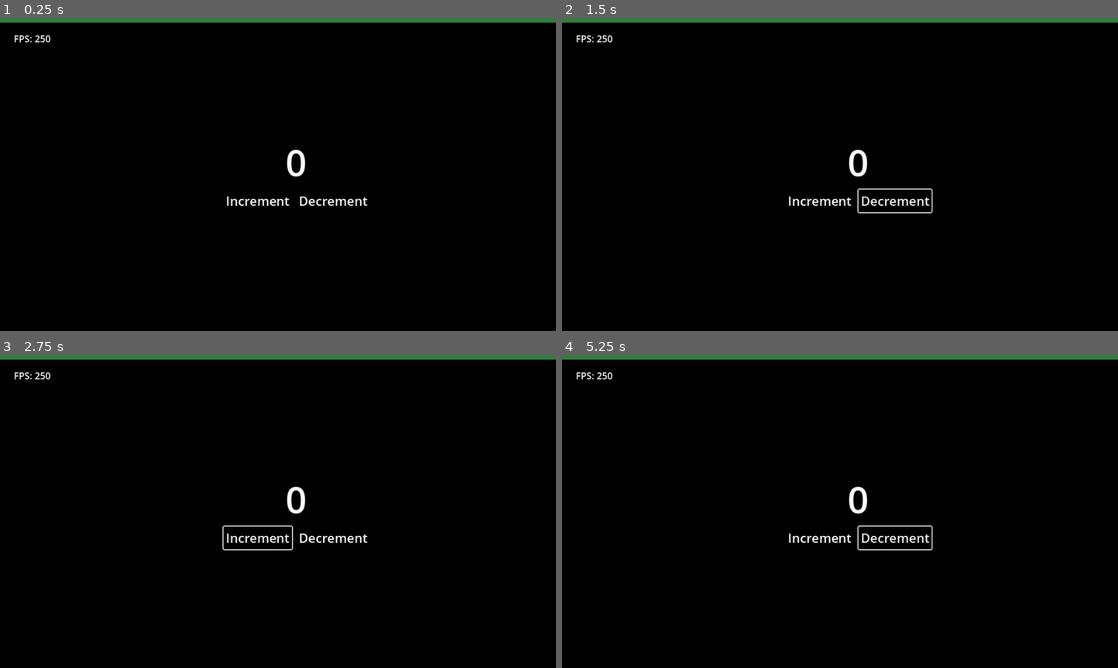
Above: before the commit, frames 1-4 (two rows, left to right).
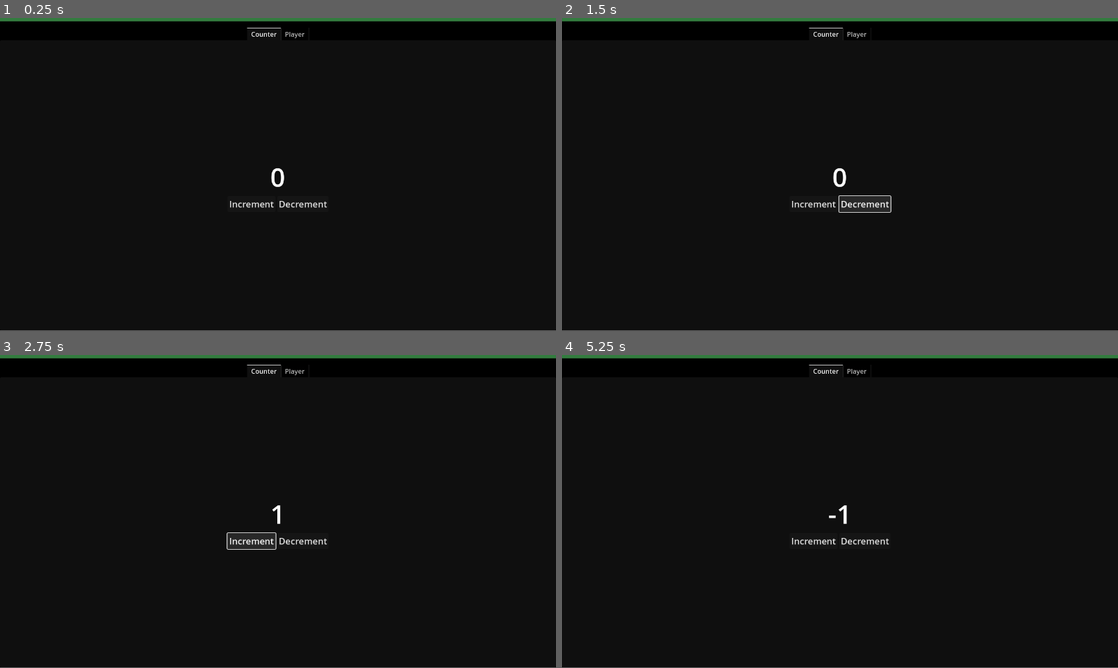
Above: after the commit, the same moments.

Repository: jcmljunior/godot-redux
Game: Godot game, scene res://features/counter/scenes/counter.tscn
Two runs of this game, one before a commit and one after it. Both use one fixed random seed, a clock stepped at 60 frames per second and the inputs below.
Inputs (mouse positions are in pixels of both pictures, inside the frame that each line leads up to):
- Up to frame 1 (0.25 s): no input
- Up to frame 2 (1.5 s): click "Increment" at 0.5 s; click "Decrement" at 1.25 s
- Up to frame 3 (2.75 s): click "Increment" at 2 s
- Up to frame 4 (5.25 s): click "Decrement" at 2.75 s; click "Increment" at 3.5 s; click "Decrement" at 4.25 s; tap Enter at 5 s; move the mouse to (962, 495) at 5.02 s; click (962, 495) at 5.17 s
In our replay, the window is 800x450 before the commit and 800x449 after it. These sizes can differ from the game's own. Grey fills any space a smaller window leaves; there, only what the larger window draws over its background counts as a difference.

The runs differ from the first frame. In frame 1, 1.5% of the frame differs, in the area x 0-100%, y 0-61%; in frame 2, 2.0%, in the area x 0-100%, y 0-63%; in frame 3, 1.9%; in frame 4, 1.7%.

Commit message:
implementação de redutores e middlewares

Diff:
--- a/features/counter/actions/counter_actions.gd
+++ b/features/counter/actions/counter_actions.gd
@@ -1,25 +1,25 @@
 extends Node
 
-func increment_counter(state: int, action: Dictionary) -> Dictionary:
+func increment_counter(state: int) -> Dictionary:
 	return {
-		"type": "",
+		"type": CounterConstants.INCREMENT_COUNTER,
 		"payload": {
-			"counter": state,
+			"counter": state+1,
 		}
 	}
 
-func decrement_counter(state: int, action: Dictionary) -> Dictionary:
+func decrement_counter(state: int) -> Dictionary:
 	return {
-		"type": "",
+		"type": CounterConstants.DECREMENT_COUNTER,
 		"payload": {
-			"counter": state,
+			"counter": state-1,
 		}
 	}
 
 func reset_counter(state: int, action: Dictionary) -> Dictionary:
 	return {
-		"type": "",
+		"type": CounterConstants.RESET_COUNTER,
 		"payload": {
-			"counter": state,
+			"counter": CounterReducers.initial_setup.get("state").get("counter"),
 		}
 	}
--- a/features/counter/middlewares/counter_middlewares.gd
+++ b/features/counter/middlewares/counter_middlewares.gd
@@ -1,9 +1,19 @@
 extends Node
 
 func show_increment_counter(state: Array) -> Callable:
+	var initial_state: Variant = state[0][0]
+	var next_state: Variant = state[0][1]
+
+	print("A função increment_counter foi executada modificando o estado de: %a para: %b.".replace("%a", str(initial_state)).replace("%b", str(next_state)))
+
 	return func():
 		pass
 
 func show_decrement_counter(state: Array) -> Callable:
+	var initial_state: Variant = state[0][0]
+	var next_state: Variant = state[0][1]
+
+	print("A função decrement_counter foi executada modificando o estado de: %a para: %b.".replace("%a", str(initial_state)).replace("%b", str(next_state)))
+
 	return func():
 		pass
--- a/features/counter/reducers/counter_reducer.gd
+++ b/features/counter/reducers/counter_reducer.gd
@@ -1,18 +1,41 @@
 extends Node
 
-const initial_state: Dictionary = {
+@onready var initial_setup: Dictionary = {
 	"state": {
 		"counter": 0,
 	},
-	"method": "",
-	"accept_action": [],
-	"middlewares": [],
+	"method": counter_reducer,
+	"accept_action": [
+		CounterConstants.INCREMENT_COUNTER,
+		CounterConstants.DECREMENT_COUNTER,
+	],
+	"listeners": [],
+	"middlewares": [
+		{
+			"type": CounterConstants.INCREMENT_COUNTER,
+			"method": CounterMiddlewares.show_increment_counter,
+			"on": "load",
+		},
+		{
+			"type": CounterConstants.DECREMENT_COUNTER,
+			"method": CounterMiddlewares.show_decrement_counter,
+			"on": "load",
+		},
+	],
 }
 
 func counter_reducer(state: int, action: Dictionary) -> Dictionary:
-	return {
-		"type": "",
-		"payload": {
-			"counter": state,
-		}
-	}
+	match (action.get("type")):
+		CounterConstants.INCREMENT_COUNTER:
+			return CounterActions.increment_counter(state)
+
+		CounterConstants.DECREMENT_COUNTER:
+			return CounterActions.decrement_counter(state)
+
+		_:
+			return {
+				"type": "",
+				"payload": {
+					"counter": state,
+				}
+			}
--- a/features/counter/scenes/counter.tscn
+++ b/features/counter/scenes/counter.tscn
@@ -1,4 +1,8 @@
-[gd_scene format=3 uid="uid://b2n3w22lwv5mi"]
+[gd_scene load_steps=3 format=3 uid="uid://b2n3w22lwv5mi"]
+
+[ext_resource type="Script" path="res://features/counter/scripts/counter.gd" id="1_be26f"]
+
+[sub_resource type="StyleBoxEmpty" id="StyleBoxEmpty_hh860"]
 
 [node name="Counter" type="Control"]
 layout_mode = 3
@@ -7,6 +11,7 @@
 anchor_bottom = 1.0
 grow_horizontal = 2
 grow_vertical = 2
+script = ExtResource("1_be26f")
 
 [node name="ColorRect" type="ColorRect" parent="."]
 layout_mode = 1
@@ -26,67 +31,144 @@
 grow_horizontal = 2
 color = Color(0.2, 0.486275, 0.247059, 1)
 
-[node name="CanvasLayer" type="CanvasLayer" parent="."]
+[node name="PanelContainer" type="PanelContainer" parent="."]
+layout_mode = 1
+anchors_preset = 15
+anchor_right = 1.0
+anchor_bottom = 1.0
+grow_horizontal = 2
+grow_vertical = 2
+theme_override_styles/panel = SubResource("StyleBoxEmpty_hh860")
 
-[node name="BoxContainer" type="BoxContainer" parent="CanvasLayer"]
-offset_right = 60.0
-offset_bottom = 40.0
+[node name="MarginContainer" type="MarginContainer" parent="PanelContainer"]
+layout_mode = 2
+theme_override_constants/margin_top = 24
 
-[node name="MarginContainer" type="MarginContainer" parent="CanvasLayer/BoxContainer"]
+[node name="TabContainer" type="TabContainer" parent="PanelContainer/MarginContainer"]
 layout_mode = 2
-theme_override_constants/margin_left = 24
-theme_override_constants/margin_top = 24
-theme_override_constants/margin_right = 24
+tab_alignment = 1
 
-[node name="HBoxContainer" type="HBoxContainer" parent="CanvasLayer/BoxContainer/MarginContainer"]
+[node name="Counter" type="TabBar" parent="PanelContainer/MarginContainer/TabContainer"]
 layout_mode = 2
 
-[node name="FPSLabel" type="Label" parent="CanvasLayer/BoxContainer/MarginContainer/HBoxContainer"]
-layout_mode = 2
-text = "FPS:"
+[node name="BoxContainer" type="BoxContainer" parent="PanelContainer/MarginContainer/TabContainer/Counter"]
+layout_mode = 1
+anchors_preset = 15
+anchor_right = 1.0
+anchor_bottom = 1.0
+grow_horizontal = 2
+grow_vertical = 2
+alignment = 1
 
-[node name="FramesPerSecondsLabel" type="Label" parent="CanvasLayer/BoxContainer/MarginContainer/HBoxContainer"]
-layout_mode = 2
-text = "250"
-
-[node name="BoxContainer" type="BoxContainer" parent="."]
-layout_mode = 2
-offset_left = 362.0
-offset_right = 597.0
-offset_bottom = 540.0
-alignment = 1
-vertical = true
-
-[node name="MarginContainer" type="MarginContainer" parent="BoxContainer"]
+[node name="MarginContainer" type="MarginContainer" parent="PanelContainer/MarginContainer/TabContainer/Counter/BoxContainer"]
 layout_mode = 2
 theme_override_constants/margin_left = 24
 theme_override_constants/margin_right = 24
 
-[node name="VBoxContainer" type="VBoxContainer" parent="BoxContainer/MarginContainer"]
+[node name="BoxContainer" type="BoxContainer" parent="PanelContainer/MarginContainer/TabContainer/Counter/BoxContainer/MarginContainer"]
+layout_mode = 2
+alignment = 1
+vertical = true
+
+[node name="GridContainer" type="GridContainer" parent="PanelContainer/MarginContainer/TabContainer/Counter/BoxContainer/MarginContainer/BoxContainer"]
 layout_mode = 2
 
-[node name="CounterLabel" type="Label" parent="BoxContainer/MarginContainer/VBoxContainer"]
+[node name="CounterLabel" type="Label" parent="PanelContainer/MarginContainer/TabContainer/Counter/BoxContainer/MarginContainer/BoxContainer/GridContainer"]
 layout_mode = 2
-theme_override_colors/font_color = Color(0.980392, 0.980392, 0.980392, 1)
+theme_override_font_sizes/font_size = 64
+text = "0"
+horizontal_alignment = 1
+
+[node name="GridContainer" type="GridContainer" parent="PanelContainer/MarginContainer/TabContainer/Counter/BoxContainer/MarginContainer/BoxContainer/GridContainer"]
+layout_mode = 2
+columns = 2
+
+[node name="IncrementButton" type="Button" parent="PanelContainer/MarginContainer/TabContainer/Counter/BoxContainer/MarginContainer/BoxContainer/GridContainer/GridContainer"]
+layout_mode = 2
+theme_override_font_sizes/font_size = 22
+text = "Increment"
+
+[node name="DecrementButton" type="Button" parent="PanelContainer/MarginContainer/TabContainer/Counter/BoxContainer/MarginContainer/BoxContainer/GridContainer/GridContainer"]
+layout_mode = 2
+theme_override_font_sizes/font_size = 22
+text = "Decrement"
+
+[node name="Player" type="TabBar" parent="PanelContainer/MarginContainer/TabContainer"]
+visible = false
+layout_mode = 2
+
+[node name="BoxContainer" type="BoxContainer" parent="PanelContainer/MarginContainer/TabContainer/Player"]
+layout_mode = 1
+anchors_preset = 15
+anchor_right = 1.0
+anchor_bottom = 1.0
+grow_horizontal = 2
+grow_vertical = 2
+alignment = 1
+
+[node name="MarginContainer" type="MarginContainer" parent="PanelContainer/MarginContainer/TabContainer/Player/BoxContainer"]
+layout_mode = 2
+theme_override_constants/margin_left = 24
+theme_override_constants/margin_right = 24
+
+[node name="BoxContainer" type="BoxContainer" parent="PanelContainer/MarginContainer/TabContainer/Player/BoxContainer/MarginContainer"]
+layout_mode = 2
+
+[node name="GridContainer" type="GridContainer" parent="PanelContainer/MarginContainer/TabContainer/Player/BoxContainer/MarginContainer/BoxContainer"]
+layout_mode = 2
+size_flags_vertical = 3
+
+[node name="BoxContainer" type="BoxContainer" parent="PanelContainer/MarginContainer/TabContainer/Player/BoxContainer/MarginContainer/BoxContainer/GridContainer"]
+layout_mode = 2
+size_flags_horizontal = 3
+size_flags_vertical = 3
+
+[node name="GridContainer" type="GridContainer" parent="PanelContainer/MarginContainer/TabContainer/Player/BoxContainer/MarginContainer/BoxContainer/GridContainer"]
+layout_mode = 2
+theme_override_constants/h_separation = 24
+columns = 4
+
+[node name="PlayerNameLabel" type="Label" parent="PanelContainer/MarginContainer/TabContainer/Player/BoxContainer/MarginContainer/BoxContainer/GridContainer/GridContainer"]
+layout_mode = 2
+theme_override_font_sizes/font_size = 64
+text = "Joao"
+horizontal_alignment = 1
+vertical_alignment = 1
+
+[node name="Separator" type="Label" parent="PanelContainer/MarginContainer/TabContainer/Player/BoxContainer/MarginContainer/BoxContainer/GridContainer/GridContainer"]
+layout_mode = 2
+theme_override_font_sizes/font_size = 64
+text = "("
+vertical_alignment = 1
+
+[node name="PlayerAgeLabel" type="Label" parent="PanelContainer/MarginContainer/TabContainer/Player/BoxContainer/MarginContainer/BoxContainer/GridContainer/GridContainer"]
+layout_mode = 2
 theme_override_font_sizes/font_size = 64
 text = "0"
 horizontal_alignment = 1
 vertical_alignment = 1
 
-[node name="HBoxContainer" type="HBoxContainer" parent="BoxContainer/MarginContainer/VBoxContainer"]
+[node name="Separator2" type="Label" parent="PanelContainer/MarginContainer/TabContainer/Player/BoxContainer/MarginContainer/BoxContainer/GridContainer/GridContainer"]
 layout_mode = 2
-theme_override_constants/separation = 8
+theme_override_font_sizes/font_size = 64
+text = ")"
+vertical_alignment = 1
 
-[node name="IncrementButton" type="Button" parent="BoxContainer/MarginContainer/VBoxContainer/HBoxContainer"]
+[node name="BoxContainer2" type="BoxContainer" parent="PanelContainer/MarginContainer/TabContainer/Player/BoxContainer/MarginContainer/BoxContainer/GridContainer"]
 layout_mode = 2
-theme_override_colors/font_color = Color(0.980392, 0.980392, 0.980392, 1)
+size_flags_horizontal = 3
+size_flags_vertical = 3
+
+[node name="MarginContainer" type="MarginContainer" parent="PanelContainer/MarginContainer/TabContainer/Player/BoxContainer/MarginContainer/BoxContainer/GridContainer"]
+layout_mode = 2
+theme_override_constants/margin_bottom = 24
+
+[node name="GeneratePlayerButton" type="Button" parent="PanelContainer/MarginContainer/TabContainer/Player/BoxContainer/MarginContainer/BoxContainer/GridContainer/MarginContainer"]
+layout_mode = 2
+size_flags_horizontal = 3
 theme_override_font_sizes/font_size = 22
-text = "Increment"
-flat = true
+text = "Generate Player"
 
-[node name="DecrementButton" type="Button" parent="BoxContainer/MarginContainer/VBoxContainer/HBoxContainer"]
-layout_mode = 2
-theme_override_colors/font_color = Color(0.980392, 0.980392, 0.980392, 1)
-theme_override_font_sizes/font_size = 22
-text = "Decrement"
-flat = true
+[connection signal="pressed" from="PanelContainer/MarginContainer/TabContainer/Counter/BoxContainer/MarginContainer/BoxContainer/GridContainer/GridContainer/IncrementButton" to="." method="_on_increment_button_pressed"]
+[connection signal="pressed" from="PanelContainer/MarginContainer/TabContainer/Counter/BoxContainer/MarginContainer/BoxContainer/GridContainer/GridContainer/DecrementButton" to="." method="_on_decrement_button_pressed"]
+[connection signal="pressed" from="PanelContainer/MarginContainer/TabContainer/Player/BoxContainer/MarginContainer/BoxContainer/GridContainer/MarginContainer/GeneratePlayerButton" to="." method="_on_generate_player_button_pressed"]
--- /dev/null
+++ b/features/counter/scripts/counter.gd
@@ -0,0 +1,39 @@
+extends Control
+
+@onready var counter_label = $PanelContainer/MarginContainer/TabContainer/Counter/BoxContainer/MarginContainer/BoxContainer/GridContainer/CounterLabel
+@onready var player_name_label = $PanelContainer/MarginContainer/TabContainer/Player/BoxContainer/MarginContainer/BoxContainer/GridContainer/GridContainer/PlayerNameLabel
+@onready var player_age_label = $PanelContainer/MarginContainer/TabContainer/Player/BoxContainer/MarginContainer/BoxContainer/GridContainer/GridContainer/PlayerAgeLabel
+
+func _ready() -> void:
+	Store \
+		.create(CounterReducers.initial_setup) \
+		.create(PlayerReducers.initial_setup)
+
+	Store.subscribe("counter", _on_update_counter, CONNECT_PERSIST)
+	Store.subscribe("player", _on_update_player, CONNECT_PERSIST)
+
+
+func _on_update_counter():
+	counter_label.text = str(Store.get_entry_on_state("counter"))
+
+func _on_update_player():
+	player_name_label.text = str(Store.get_entry_on_state("player").get("name"))
+	player_age_label.text = str(Store.get_entry_on_state("player").get("age"))
+
+func _on_increment_button_pressed():
+	Store.dispatch(CounterActions.increment_counter(
+		Store.get_entry_on_state("counter")
+	))
+
+
+func _on_decrement_button_pressed():
+	Store.dispatch(CounterActions.decrement_counter(
+		Store.get_entry_on_state("counter")
+	))
+
+
+func _on_generate_player_button_pressed():
+	var player: Dictionary = Store.get_entry_on_state("player")
+
+	Store.dispatch(PlayerActions.player_set_name(player.get("name")))
+	Store.dispatch(PlayerActions.player_set_age(player.get("age")))
--- /dev/null
+++ b/features/player/actions/player_actions.gd
@@ -0,0 +1,21 @@
+extends Node
+
+func player_set_name(state: String) -> Dictionary:
+	return {
+		"type": PlayerConstants.PLAYER_SET_NAME,
+		"payload": {
+			"player": {
+				"name": state,
+			}
+		}
+	}
+
+func player_set_age(state: int) -> Dictionary:
+	return {
+		"type": PlayerConstants.PLAYER_SET_AGE,
+		"payload": {
+			"player": {
+				"age": state,
+			}
+		}
+	}
--- /dev/null
+++ b/features/player/constants/player_constants.gd
@@ -0,0 +1,4 @@
+extends Node
+
+const PLAYER_SET_NAME := "PLAYER_SET_NAME"
+const PLAYER_SET_AGE := "PLAYER_SET_AGE"
--- /dev/null
+++ b/features/player/middlewares/player_middlewares.gd
@@ -0,0 +1,19 @@
+extends Node
+
+func show_player_set_name(state: Array) -> Callable:
+	var initial_state: Variant = state[0][0]
+	var next_state: Variant = state[0][1]
+
+	print("A função player_set_name foi executada modificando o estado de: %a para: %b.".replace("%a", str(initial_state)).replace("%b", str(next_state)))
+
+	return func():
+		pass
+
+func show_player_set_age(state: Array) -> Callable:
+	var initial_state: Variant = state[0][0]
+	var next_state: Variant = state[0][1]
+
+	print("A função player_set_age foi executada modificando o estado de: %a para: %b.".replace("%a", str(initial_state)).replace("%b", str(next_state)))
+
+	return func():
+		pass
--- /dev/null
+++ b/features/player/reducers/player_reducers.gd
@@ -0,0 +1,128 @@
+extends Node
+
+@onready var initial_setup: Dictionary = {
+	"state": {
+		"player": {
+			"name": "\"\"",
+			"age": 0,
+		},
+	},
+	"method": player_reducer,
+	"accept_action": [
+		PlayerConstants.PLAYER_SET_NAME,
+		PlayerConstants.PLAYER_SET_AGE,
+	],
+	"listeners": [],
+	"middlewares": [
+		{
+			"type": PlayerConstants.PLAYER_SET_NAME,
+			"method": PlayerMiddlewares.show_player_set_name,
+			"on": "load",
+		},
+		{
+			"type": PlayerConstants.PLAYER_SET_AGE,
+			"method": PlayerMiddlewares.show_player_set_age,
+			"on": "load",
+		},
+	],
+}
+
+func player_reducer(state: Dictionary, action: Dictionary) -> Dictionary:
+	match(action.get("type")):
+		PlayerConstants.PLAYER_SET_NAME:
+			var names = [
+				"Patrícia",
+				"Letícia",
+				"Marcela",
+				"Adriane",
+				"Renata",
+				"Cláudia",
+				"Mônica",
+				"Viviane",
+				"Sônia",
+				"Cristiane",
+				"Marcela",
+				"Rebeca",
+				"Sâmia",
+				"Pâmela",
+				"Bárbara",
+				"Roberta",
+				"Paula",
+				"Ingrid",
+				"Mariangela",
+				"Rosangela",
+				"Monique",
+				"Verônica",
+				"Márcia",
+				"Angela",
+				"Ester",
+				"Gisele",
+				"Luciane",
+				"Sheila",
+				"Jade",
+				"Keithy",
+				"Elaine",
+				"Keila",
+				"Maria",
+				"Catarina",
+				"Bruna",
+				"Milene",
+				"Solange",
+				"Fernanda",
+				"Vanessa",
+				"Edilene",
+				"Marlene",
+				"Carla",
+				"Suzana",
+				"Tatiana",
+				"Darlene",
+				"Valdirene",
+				"Adriana",
+				"Fabiana",
+				"Luana",
+				"Soraya",
+				"Jaqueline",
+				"Marcele",
+				"Ludmila",
+				"Ana",
+				"Ana Claudia",
+				"Kelly",
+				"Priscila",
+				"Bia",
+				"Juliana",
+				"Amanda",
+				"Yolanda",
+				"Jennifer",
+				"Marta",
+				"Vanda",
+				"Sandra",
+				"Eliana",
+				"Sarah",
+				"Mara",
+				"Paula",
+				"Kimberlly",
+				"Tatiane",
+				"Jussara",
+				"Yara",
+				"Mayara",
+				"Daiane",
+				"Beth",
+				"Rosane",
+				"Ivone",
+				"Gabriela",
+				"Margarete",
+			]
+			var index = randi() % names.size()
+
+			return PlayerActions.player_set_name(names[index])
+
+		PlayerConstants.PLAYER_SET_AGE:
+			return PlayerActions.player_set_age(randi() % 50)
+
+		_:
+			return {
+				"type": "",
+				"payload": {
+					"player": state,
+				}
+			}
--- a/features/store/scripts/store.gd
+++ b/features/store/scripts/store.gd
@@ -5,26 +5,156 @@
 var state: Dictionary = {}
 var store: Dictionary = {}
 
+# Essa função cria um estado global com base em um redutor de estado.
 func create(obj: Dictionary) -> Store:
-	print(obj)
+	assert(obj.has("state"), "Oppss, não foi encontrado o estado inicial.")
+	assert(obj.get("state").size() == 1, "Oppss, foram declarados mais de uma chave de estado global.")
+
+	# Obtem a chave de refêrencia ao estado global.
+	var key: String = obj.get("state").keys()[0]
+	var response: Dictionary;
+
+	assert(not store.has(key), "Oppss, a chave %s já encontra-se em uso." % key)
+	assert(not state.has(key), "Oppss, a chave %s já encontra-se em uso." % key)
+	store[key] = obj
+
+	# Inicialização de estado.
+	response = store.get(key).get("method").call(store.get(key).get("state").get(key), {})
+
+	assert(response.has("payload"), "Oppss, a resposta do redutor não retornou o objeto payload.")
+	state[key] = response.get("payload").get(key)
 
 	return self
 
+# Essa função atualiza o estado com base em uma ação.
 func dispatch(action: Dictionary) -> void:
+	for key in store.keys():
+
+		# Pula para o proxímo indice se a relação entre
+		# ação e redutor não for estabelecida.
+		if not action.get("payload").has(key):
+			continue
+
+		# Bloqueia a execução do redutor se a ação não
+		# for um método autorizado.
+		if not store.get(key).get("accept_action").has(action.get("type")):
+			break
+
+		# Executa o modificador de estado.
+		var current_state: Variant = state.get(key)
+		var next_state: Variant = store.get(key).get("method").call(current_state, action).get("payload").get(key)
+
+		# Bloqueia o loop for se não houver mudanças de estado.
+		if not current_state != next_state:
+			break
+
+		# Executa a Validação dos dados modificados.
+		var changed_state: Array = [];
+		match(typeof(current_state)):
+			TYPE_STRING,TYPE_INT, TYPE_BOOL, TYPE_FLOAT:
+				changed_state.append([
+					current_state,
+					next_state
+				])
+
+				# Registra as modificações.
+				state[key] = next_state
+
+			TYPE_DICTIONARY:
+
+				print(current_state)
+				print(next_state)
+
+				for i in range(next_state.keys().size()):
+					var initial_value: Variant = current_state.values()[i]
+					var next_value: Variant = next_state[next_state.keys()[i]]
+
+					changed_state.append([
+						initial_value,
+						next_value,
+					])
+
+				# Registra as modificações.
+				state[key] = shallow_merge(next_state, current_state)
+
+		# Executa o loop para execução dos observadores.
+		var response: Callable;
+		for middleware in get_middlewares_with_key_value("on", "ready", store.get(key).get("middlewares")):
+			if middleware.get("type") != action.get("type"):
+				continue
+
+			response = middleware.get("method").call(changed_state)
+			response.call()
+
+			break
+
+		# Notifica os observadores.
+		changed_state_event_handler.emit()
+		if store.get(key).has("listeners"):
+			for index in range(store.get(key).get("listeners").size()):
+				store.get(key).get("listeners")[index].get("method").input_event_handler.emit()
+
+		# Executa o loop para execução dos observadores.
+		for middleware in get_middlewares_with_key_value("on", "load", store.get(key).get("middlewares")):
+			if middleware.get("type") != action.get("type"):
+				continue
+
+			response = middleware.get("method").call(changed_state)
+			response.call()
+			break
+
+		# Finaliza o loop for.
+		break
+
 	pass
 
+# Inscrição para ouvir modificações de estado de um único objeto.
 func subscribe(key: String, method: Callable, connect_type: ConnectFlags) -> void:
-	pass
+	var method_name: String = str(method).split("::")[1]
 
-func unsubscribe(key: String, method: Callable, connect_type: ConnectFlags) -> void:
-	pass
+	store.get(key).get("listeners").append({
+		"name": method_name,
+		"method": StoreUtils.new(method, connect_type)
+	})
 
-func get_entry_on_store(key: String) -> Dictionary:
-	return store.get(key)
+func unsubscribe(key: String, method: Callable) -> void:
+	var method_name: String = str(method).split("::")[1]
+	var response: Array = [];
 
+	for index in range(store.get(key).get("listeners").size()):
+		if store.get(key).get("listeners")[index].get("name") == method_name:
+			continue
+
+		response.append(store.get(key).get("listeners")[index])
+
+	store[key]["listeners"] = response
+
+
+# Esta função classifica os middlewares com base no valor de uma chave específica.
+func get_middlewares_with_key_value(key: String, value: String, data: Array) -> Array:
+	var response: Array = []
+
+	for index in range(data.size()):
+		if data[index].get(key) != value:
+			continue
+
+		response.append(data[index])
+
+	return response
+
+
+# Esta função recupera um valor associado a uma chave específica no state
+func get_entry_on_state(key: String) -> Variant:
+	assert(state.has(key), "Oppss, a chave %s não foi encontrada no escopo do objeto state." % key)
+	return state.get(key)
+
+
+# Essa função é usada para cópia de dicionários.
 func shallow_copy(dict: Dictionary) -> Dictionary:
 	return shallow_merge(dict, {})
 
+
+# Essa função é usada para mesclagem de dicionários.
 func shallow_merge(src_dict: Dictionary, dest_dict: Dictionary) -> Dictionary:
 	for i in src_dict.keys():
 		dest_dict[i] = src_dict[i]
--- a/project.godot
+++ b/project.godot
@@ -21,11 +21,15 @@
 Store="*res://features/store/scripts/store.gd"
 CounterConstants="*res://features/counter/constants/counter_constants.gd"
 CounterActions="*res://features/counter/actions/counter_actions.gd"
-CounterReducer="*res://features/counter/reducers/counter_reducer.gd"
+CounterReducers="*res://features/counter/reducers/counter_reducer.gd"
 CounterMiddlewares="*res://features/counter/middlewares/counter_middlewares.gd"
+PlayerConstants="*res://features/player/constants/player_constants.gd"
+PlayerActions="*res://features/player/actions/player_actions.gd"
+PlayerReducers="*res://features/player/reducers/player_reducers.gd"
+PlayerMiddlewares="*res://features/player/middlewares/player_middlewares.gd"
 
 [display]
 
-window/size/viewport_width=960
-window/size/viewport_height=540
+window/size/viewport_width=1366
+window/size/viewport_height=768
 window/stretch/mode="viewport"
